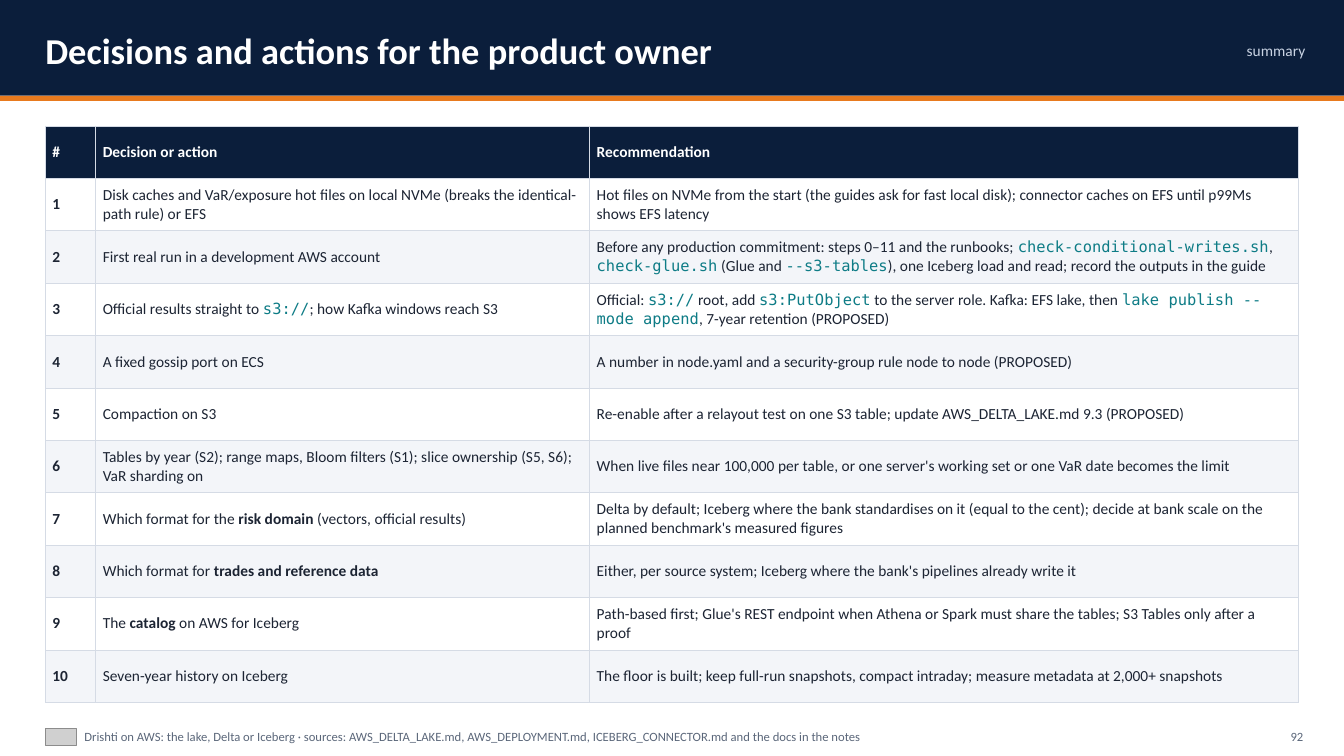
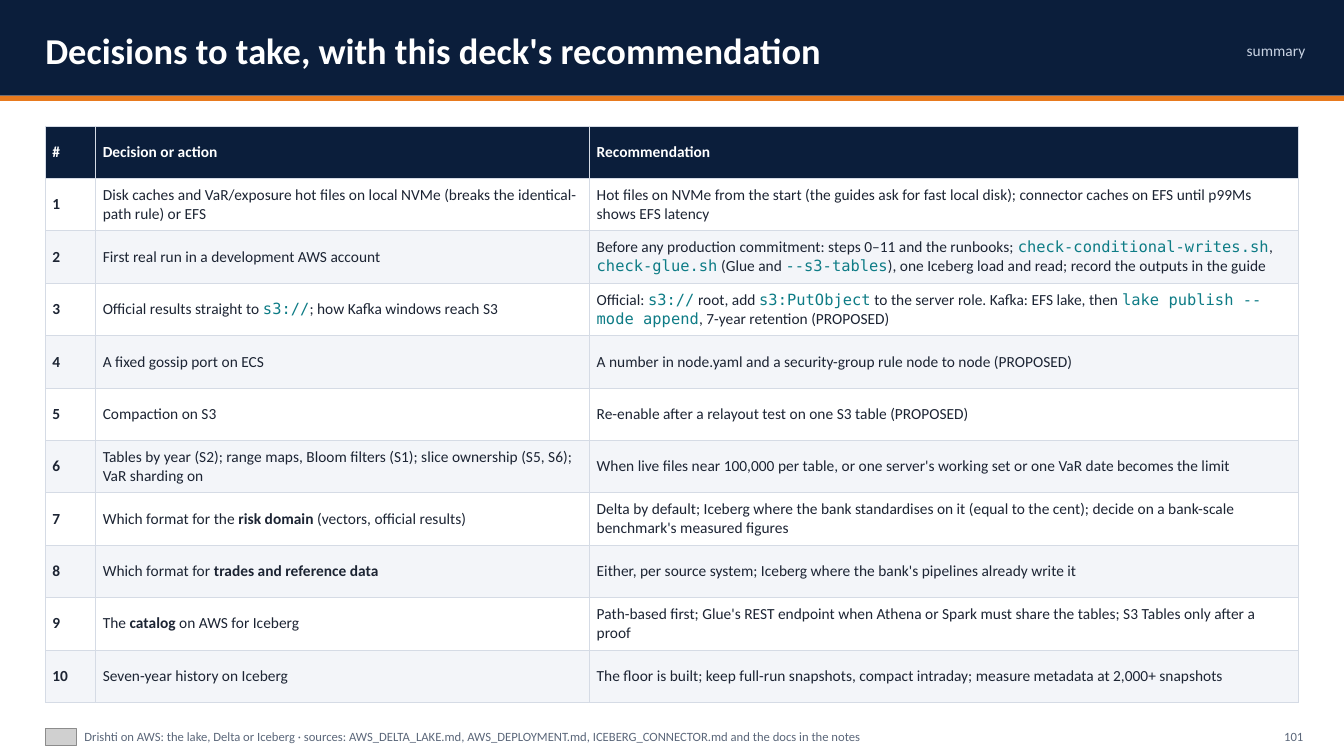
Before and after one commit to ajsinha/drishti, a slide deck: slide 101 of docs/publications/Drishti-on-AWS.pptx (slide 92 before the commit). Drawn at 1344x756 pixels with LibreOffice and Linux fonts; fonts in the diff are those of the drawing; grey boxes stand for pictures. Boxes give left, top, right and bottom in pixels: in the first picture for what was removed or moved away, otherwise in the second. Text is boxed around its words. In the diff, an @@ line names an element or a change of style, - is before the commit and + after.

```diff
--- a/docs/publications/Drishti-on-AWS.pptx
+++ b/docs/publications/Drishti-on-AWS.pptx
@@ text at [45, 38, 821, 69]: text changed @@
-Decisions and actions for the product owner
+Decisions to take, with this deck's recommendation
@@ table at [45, 126, 1299, 703] @@
-row 6, column 3: Re-enable after a relayout test on one S3 table; update AWS_DELTA_LAKE.md 9.3 (PROPOSED)
+row 6, column 3: Re-enable after a relayout test on one S3 table (PROPOSED)
-row 8, column 3: Delta by default; Iceberg where the bank standardises on it (equal to the cent); decide at bank scale on the planned benchmark's measured figures
+row 8, column 3: Delta by default; Iceberg where the bank standardises on it (equal to the cent); decide on a bank-scale benchmark's measured figures
@@ text at [1284, 733, 1303, 741]: text changed @@
-92
+101
```
Also in this commit, not shown: 51 other slides changed, 10 slides added, 7 other files.
